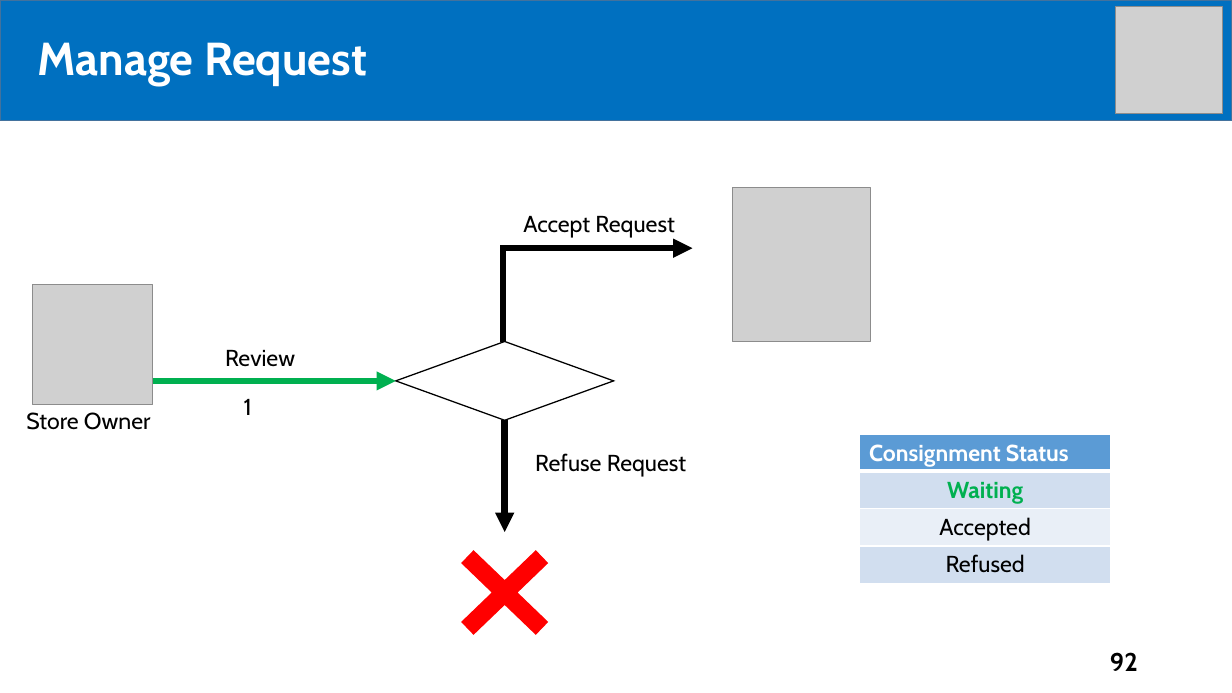
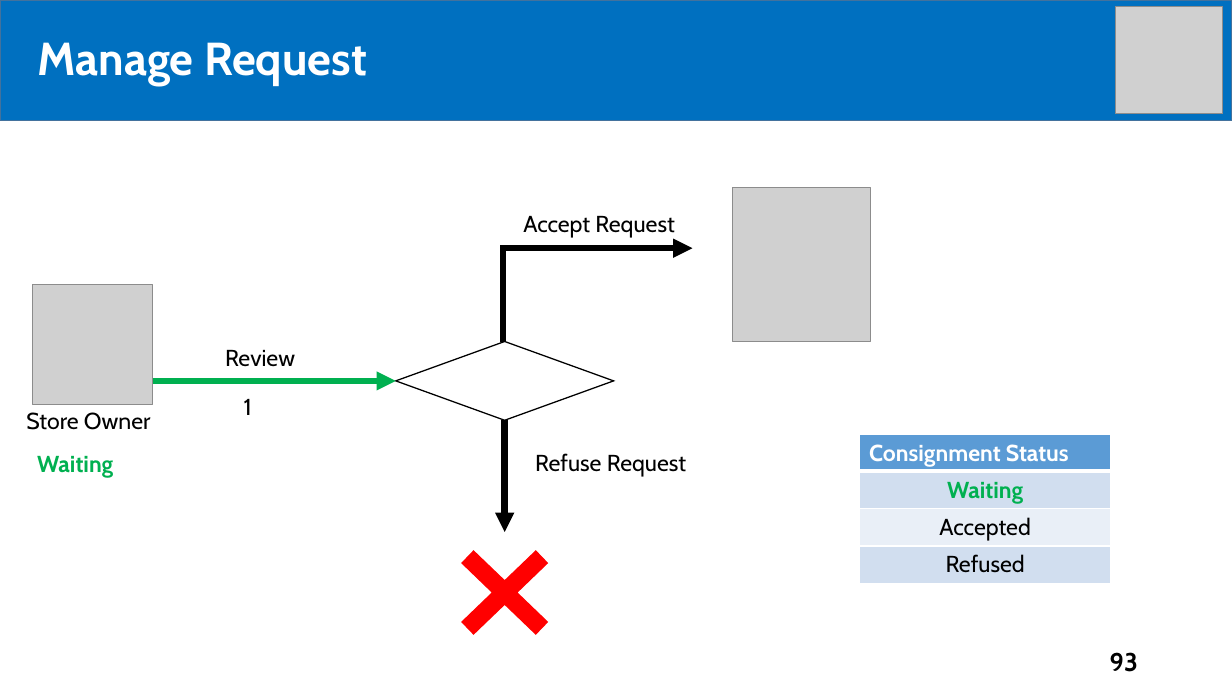
Before and after one commit to tiendan3108/CP, a slide deck: slide 93 of Source/Presentation/PreFinalPresentation.pptx (slide 92 before the commit). Drawn at 1232x693 pixels with LibreOffice and Linux fonts; fonts in the diff are those of the drawing; grey boxes stand for pictures. Boxes give left, top, right and bottom in pixels: in the first picture for what was removed or moved away, otherwise in the second. Text is boxed around its words. In the diff, an @@ line names an element or a change of style, - is before the commit and + after.

```diff
--- a/Source/Presentation/PreFinalPresentation.pptx
+++ b/Source/Presentation/PreFinalPresentation.pptx
@@ text added at (37, 456, 113, 478), 18 pt, text #00B050, bold @@
+Waiting
@@ page number at (1110, 652, 1138, 672): text changed @@
-92
+93
```
Also in this commit, not shown: 11 other slides changed, 9 slides added, 3 slides removed.
